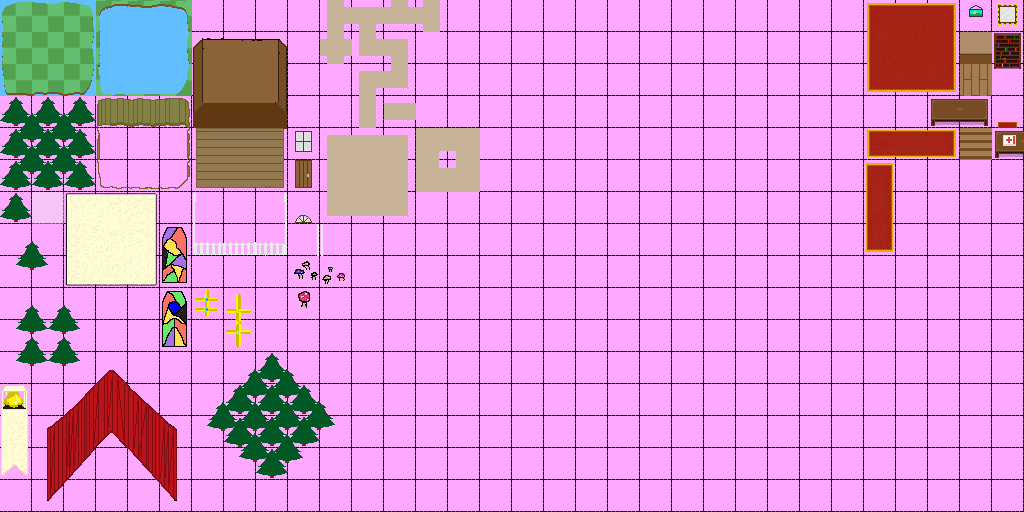
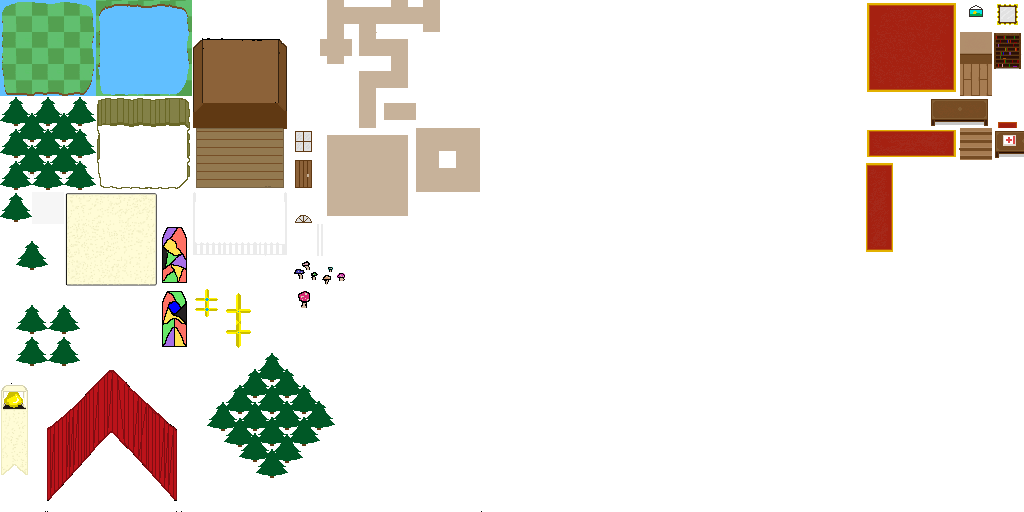
Layered file, before and after one edit (1024 × 512). Changes by layer:
hid "Background" over left=0, top=0, right=1024, bottom=512
